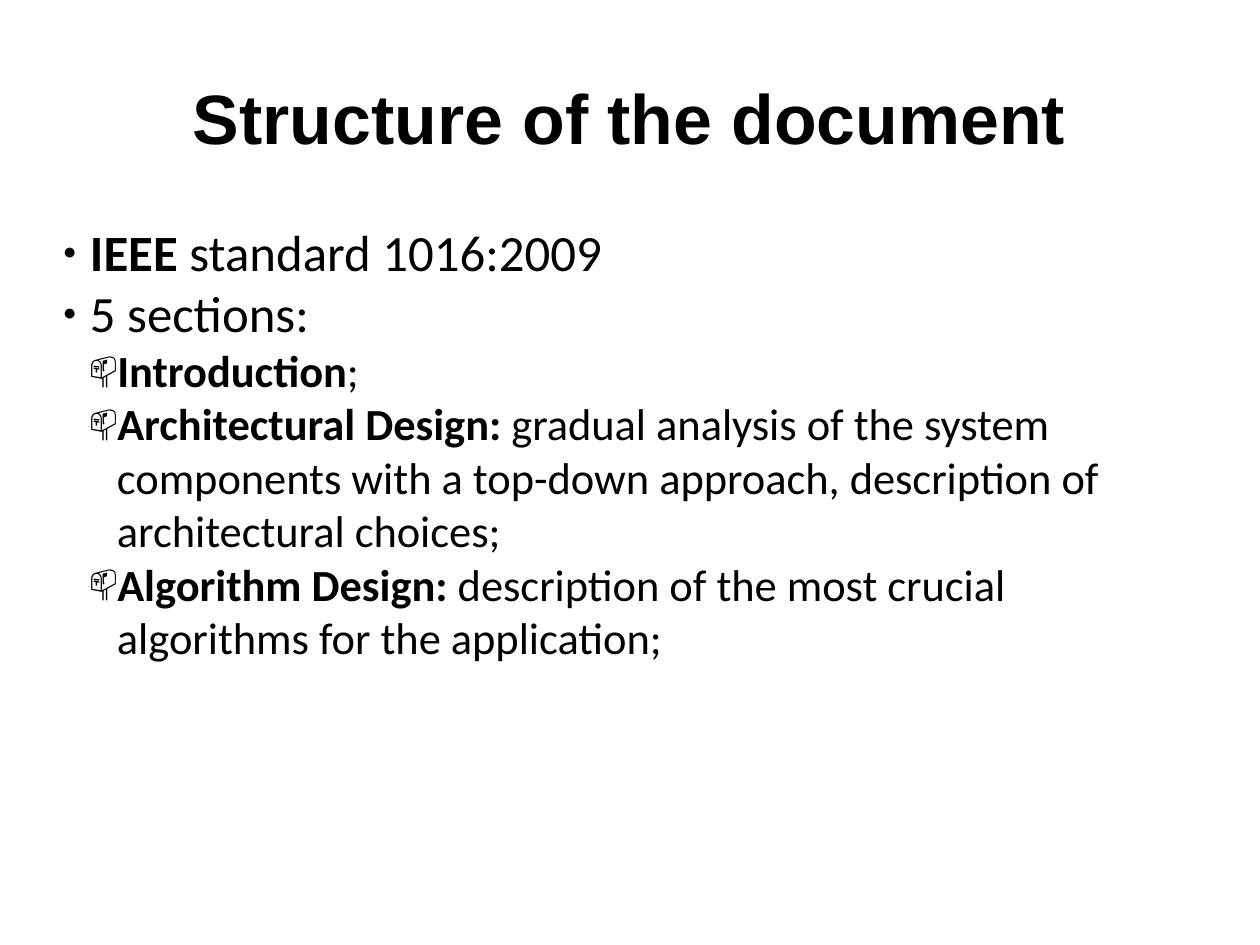
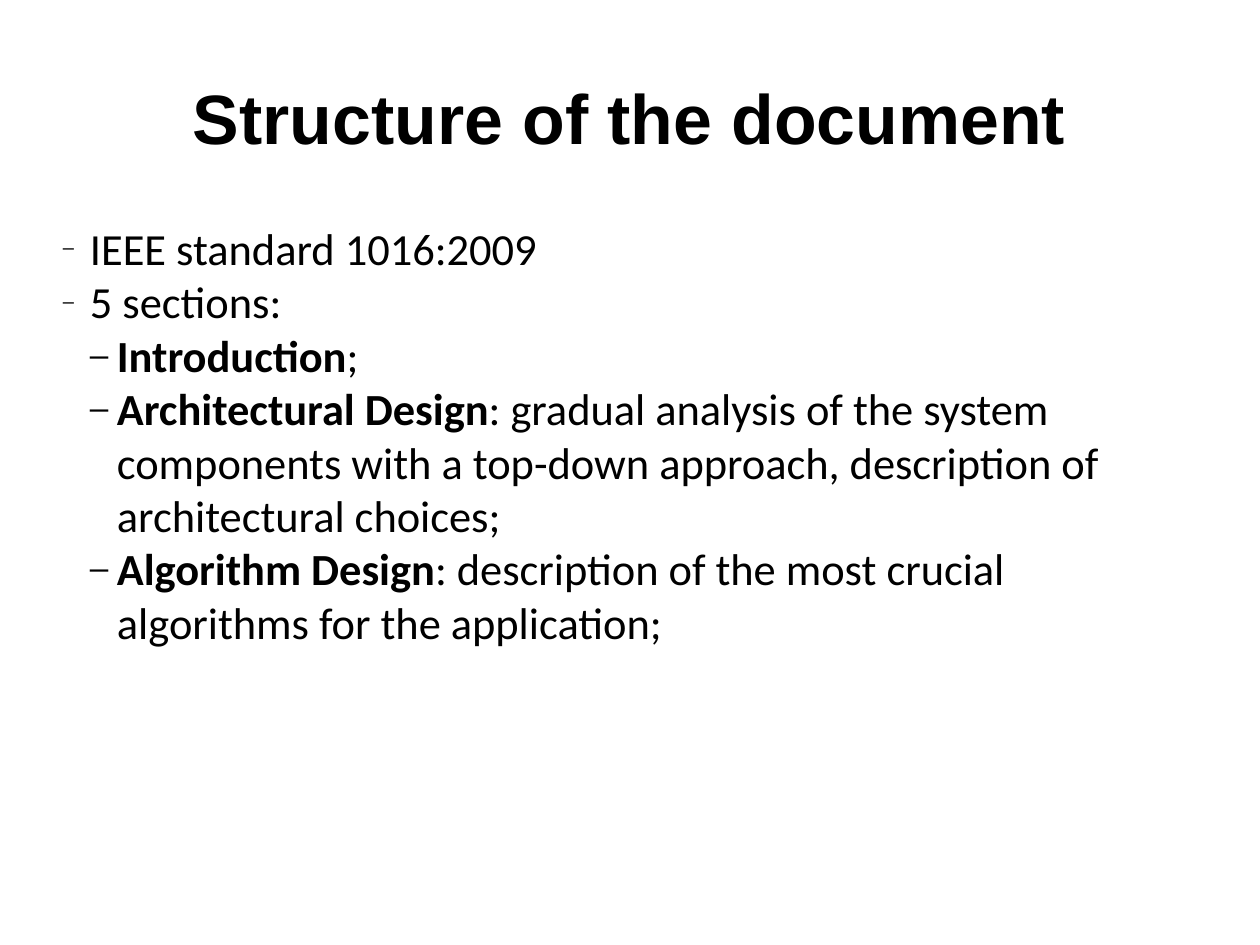
Before and after one commit to GiovanniScotti/PowerEnjoy-SEII-Project-Scotti-Trabucchi, a slide deck: slide 2 of DELIVERIES/DD_Delivery_Presentation.pptx. Drawn at 1260x945 pixels with LibreOffice and Linux fonts; fonts in the diff are those of the drawing. Boxes give left, top, right and bottom in pixels: in the first picture for what was removed or moved away, otherwise in the second. Text is boxed around its words. In the diff, an @@ line names an element or a change of style, - is before the commit and + after.

```diff
--- a/DELIVERIES/DD_Delivery_Presentation.pptx
+++ b/DELIVERIES/DD_Delivery_Presentation.pptx
@@ text "IEEE standard 1016:2009" at (90, 234, 1098, 647): size 32 to 28 pt in "IEEE standard 1016:2009", "5 sections:"; bold off in "IEEE", "Design:", "Design:"; bullet ● to –; bullet 📫 to – @@
```
Also in this commit, not shown: 1 other slide changed.
